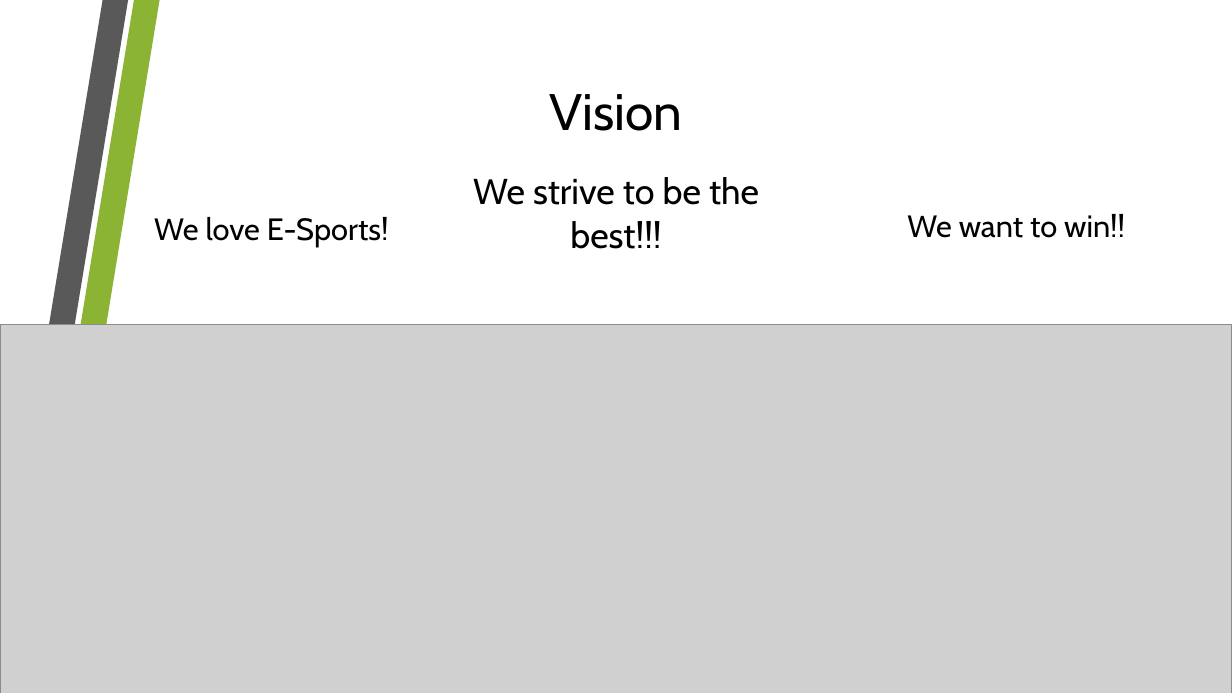
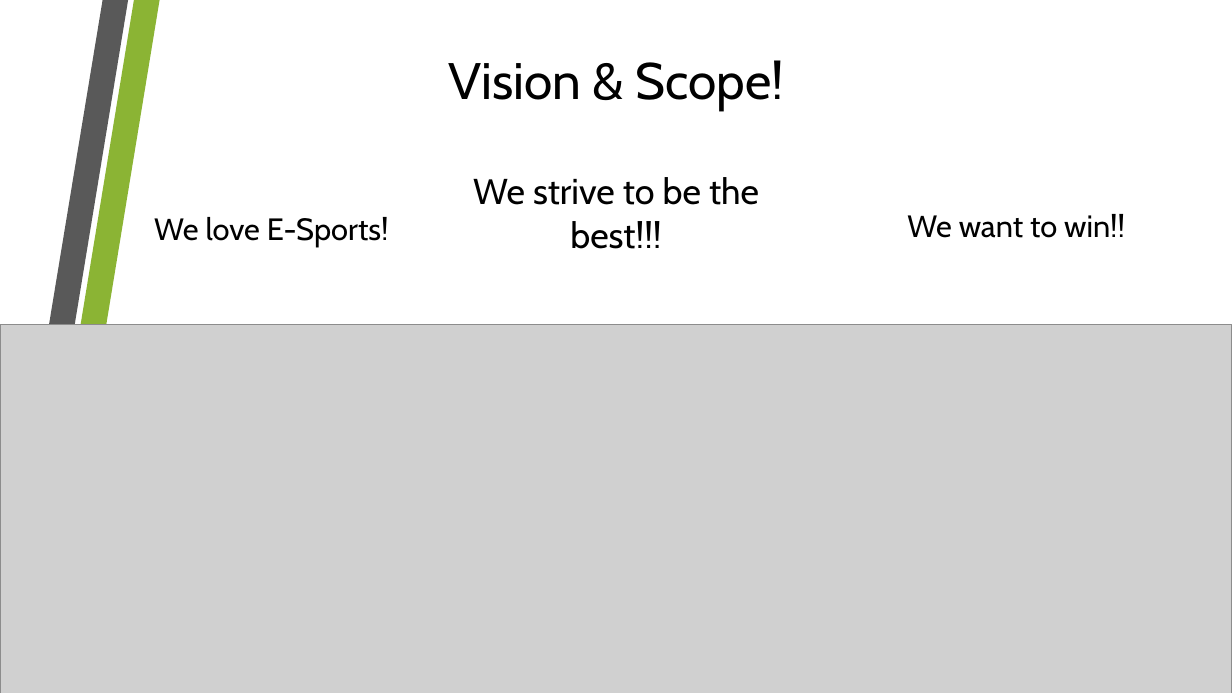
Before and after one commit to GamingBets/documents, a slide deck: slide 3 of Gaming-Bets.pptx. Drawn at 1232x693 pixels with LibreOffice and Linux fonts; fonts in the diff are those of the drawing; grey boxes stand for pictures; background and template pictures are left out. Boxes give left, top, right and bottom in pixels: in the first picture for what was removed or moved away, otherwise in the second. Text is boxed around its words. In the diff, an @@ line names an element or a change of style, - is before the commit and + after.

```diff
--- a/Gaming-Bets.pptx
+++ b/Gaming-Bets.pptx
@@ title at box(448, 60, 783, 110): text changed @@
-Vision
+Vision & Scope!
```
Also in this commit, not shown: 4 other slides changed, 7 slides added, 1 slide removed, 4 other files.
